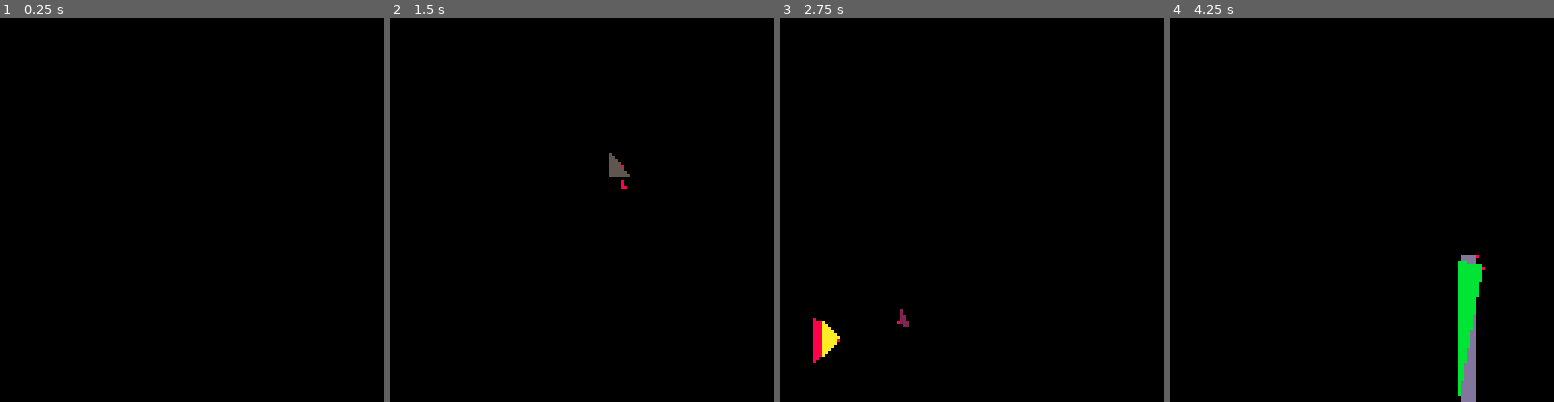
Above: before the commit, frames 1-4 (left to right).
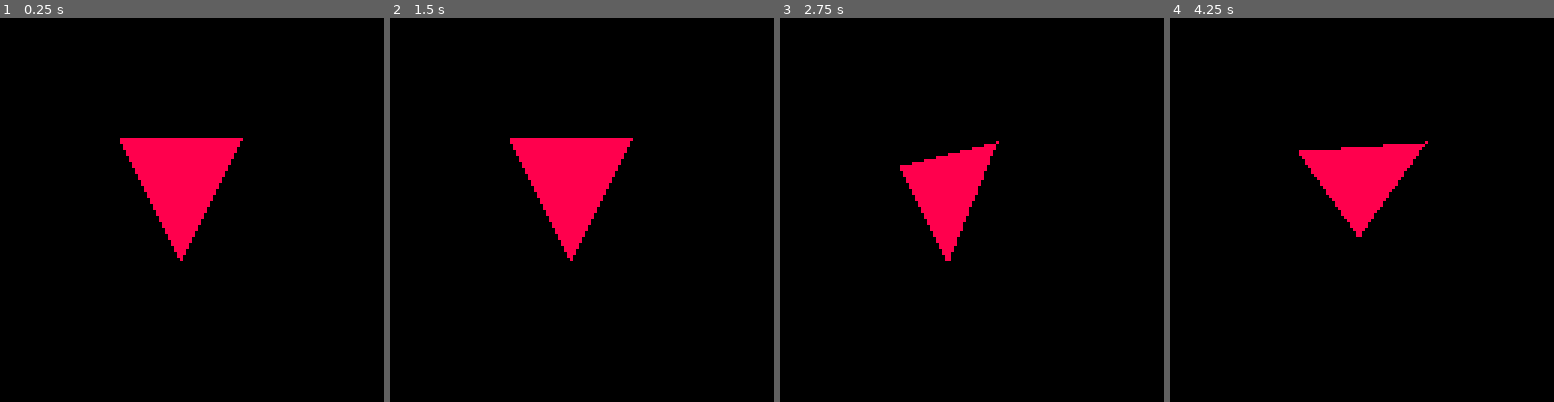
Above: after the commit, the same moments.

Repository: Toofty5/pico8
Game: PICO-8 cartridge shapeshooter.p8
Two runs of this game, one before a commit and one after it. Both use one fixed random seed, a clock stepped at 60 frames per second and the inputs below.
Inputs:
- Up to frame 1 (0.25 s): no input
- Up to frame 2 (1.5 s): tap X (X key) at 1.07 s
- Up to frame 3 (2.75 s): hold Left 1.97-2.37 s; tap X (X key) at 2.07, 2.4, 2.73 s; hold Down from 2.42 s (still down)
- Up to frame 4 (4.25 s): release Down at 2.82 s; hold Right 2.87-3.53 s; tap X (X key) every 0.33 s from 3.07 to 4.07 s; hold Up 3.58-4.08 s; hold Right from 4.13 s (still down)

The runs differ from the first frame. In frame 1, 5.3% of the frame differs, in the area x 31-64%, y 31-64%; in frame 2, 5.4%; in frame 3, 4.2%; in frame 4, 5.9%, in the area x 33-83%, y 32-100%.

Commit message:
added test triangle

Diff:
--- a/shapeshooter.p8
+++ b/shapeshooter.p8
@@ -9,6 +9,12 @@
 	gravity=1
 	angle=.25
 
+	test_tri={40,40,
+											80,40,
+											60,80}
+
+	thisvert=1
+
 end
 
 function _draw()
@@ -24,9 +30,50 @@
 		//circfill(thing.x,thing.y,thing.z,thing.col)
 		sqrfill(x,y,z,r,col)
 	end
-end
-
+
+
+end
 function _update()
+	//update_shoot()
+	update_test()
+end
+
+function update_test()
+	local i_x
+	local i_y
+
+
+	if thisvert==1 then
+		i_x=1
+		i_y=2
+	elseif thisvert==2 then
+		i_x=3
+		i_y=4
+	else
+		i_x=5
+		i_y=6
+	end
+
+	if btnp(❎) then
+		thisvert=(thisvert+1)%3+1
+	end
+	if btn(⬆️) then
+		test_tri[i_y]-=1
+	end
+	if btn(⬇️) then
+		test_tri[i_y]+=1
+	end
+	if btn(⬅️) then
+		test_tri[i_x]-=1
+	end
+	if btn(➡️) then
+		test_tri[i_x]+=1
+	end
+
+end
+
+
+function update_shoot()
 	if btnp(❎) then
 		spawn(1)
 	end
@@ -114,71 +161,84 @@
 	y4=y+size*sin(r3)
 
 	trifill({x1,y1,x2,y2,x3,y3},col)
-	pset(x2,y2,8)
-	//trifill({x3,y3,x4,y4,x1,y1},col)
-
+ trifill({x3,y3,x4,y4,x1,y1},col)
 end
 -->8
+--trifill
 function trifill(vertices,col)
-	v_sort(vertices)
-
-	local x1=vertices[1]
-	local y1=vertices[2]
-	local x2=vertices[3]
-	local	y2=vertices[4]
-	local x3=vertices[5]
-	local y3=vertices[6]
-
-	local noleft=false
-	local noright=false
-	local slope_a1
-	local slope_a2
-	local slope_a3
-
-	if x1==x2 then
-		noleft=true
-	else
-	 slope_a1=(y2-y1)/(x2-x1)
-	end
-
-	if x3==x1 then
-		noright=true
-	else
-	 slope_a2=(y3-y1)/(x3-x1)
-	end
-
-	if noleft and noright then
-		line(x1,y1,x2,y2,col)
-		line(x2,y2,x3,y3,col)
-
-	else
-	 slope_a3=(y3-y2)/(x3-x2)
-
-		if not noleft then
-			for i=0,x2-x1 do
-				local py1=y1+i*slope_a1
-				local py2=y1+i*slope_a2
-				line(i+x1,py1,i+x1,py2,col)
-			end
-		end
-
-		if not noright then
-			for i=x2,x3 do
-				local py1=y2+(i-x2)*slope_a3
-				local py2=y1+(i-x1)*slope_a2
-				line(i,py1,i,py2,col)
-			end
-		end
-	end
-end
-
-//sort vertex tables by x
+	local tvertices={
+		vertices[1],
+		vertices[2],
+		vertices[3],
+		vertices[4],
+		vertices[5],
+		vertices[6],
+		}
+
+	v_sort(tvertices)
+
+	printh(tvertices[1]..' '..tvertices[2]..' '..
+								tvertices[3]..' '..tvertices[4]..' '..
+								tvertices[5]..' '..tvertices[6]
+								)
+
+	printh('.'..vertices[1]..' '..vertices[2]..' '..
+								vertices[3]..' '..vertices[4]..' '..
+								vertices[5]..' '..vertices[6]
+								)
+
+
+	local x1=tvertices[1]
+	local y1=tvertices[2]
+	local x2=tvertices[3]
+	local	y2=tvertices[4]
+	local x3=tvertices[5]
+	local y3=tvertices[6]
+
+	if y2-y1>0 then
+		dx1=(x2-x1)/(y2-y1)
+	else dx1=0 end
+	if y3-y1>0 then
+		dx2=(x3-x1)/(y3-y1)
+	else dx2=0 end
+	if y3-y2>0 then
+		dx3=(x3-x2)/(y3-y2)
+	else dx3=0 end
+
+	if dx1>dx2 then
+		for i=0,y2-y1 do
+			local y=y1+i
+			local xs=x1+dx2*i
+			line(xs,y,x1+dx1*i,y,col)
+		end
+		for i=0,y3-y2 do
+			local y=y2+i
+			local xs=x1+dx2*(y-y1)
+			line(xs,y,x2+dx3*i,y,col)
+		end
+	else // dx1<=dx2
+		for i=0,y2-y1 do
+			local y=i+y1
+			local xa=x1+dx1*i
+			local xb=x1+dx2*i
+			line(xa,y,xb,y,col)
+		end
+		for i=0,y3-y2 do
+			local y=i+y2
+			local xa=x2+i*dx3
+			local xb=x1+dx2*(y-y1)
+			line (xa,y,xb,y,col)
+		end
+	end
+end
+
+//sort vertex tables by y
 function v_sort(a)
-	for i=1,#a,2 do
+	for i=2,#a,2 do
 		local j=i
-		while j>1 and a[j-2] > a[j] do
+		while j>2 and a[j-2] > a[j] do
 			a[j],a[j-2] = a[j-2],a[j]
-			a[j+1],a[j-1] = a[j-1],a[j+1]
+			a[j-1],a[j-3] = a[j-3],a[j-1	]
 		end
 	end
 end
@@ -188,10 +248,8 @@
 --test
 
 function test()
-	local tri={30,40,
-												70,20,
-												30,90}
-	trifill(tri)
+
+trifill(test_tri,8)
 
 end
 __gfx__
